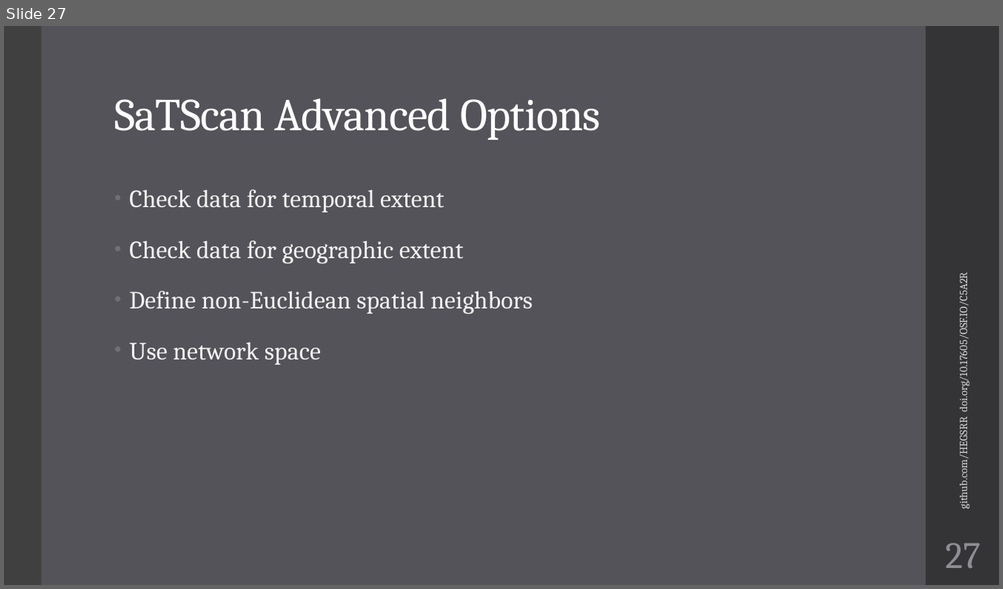
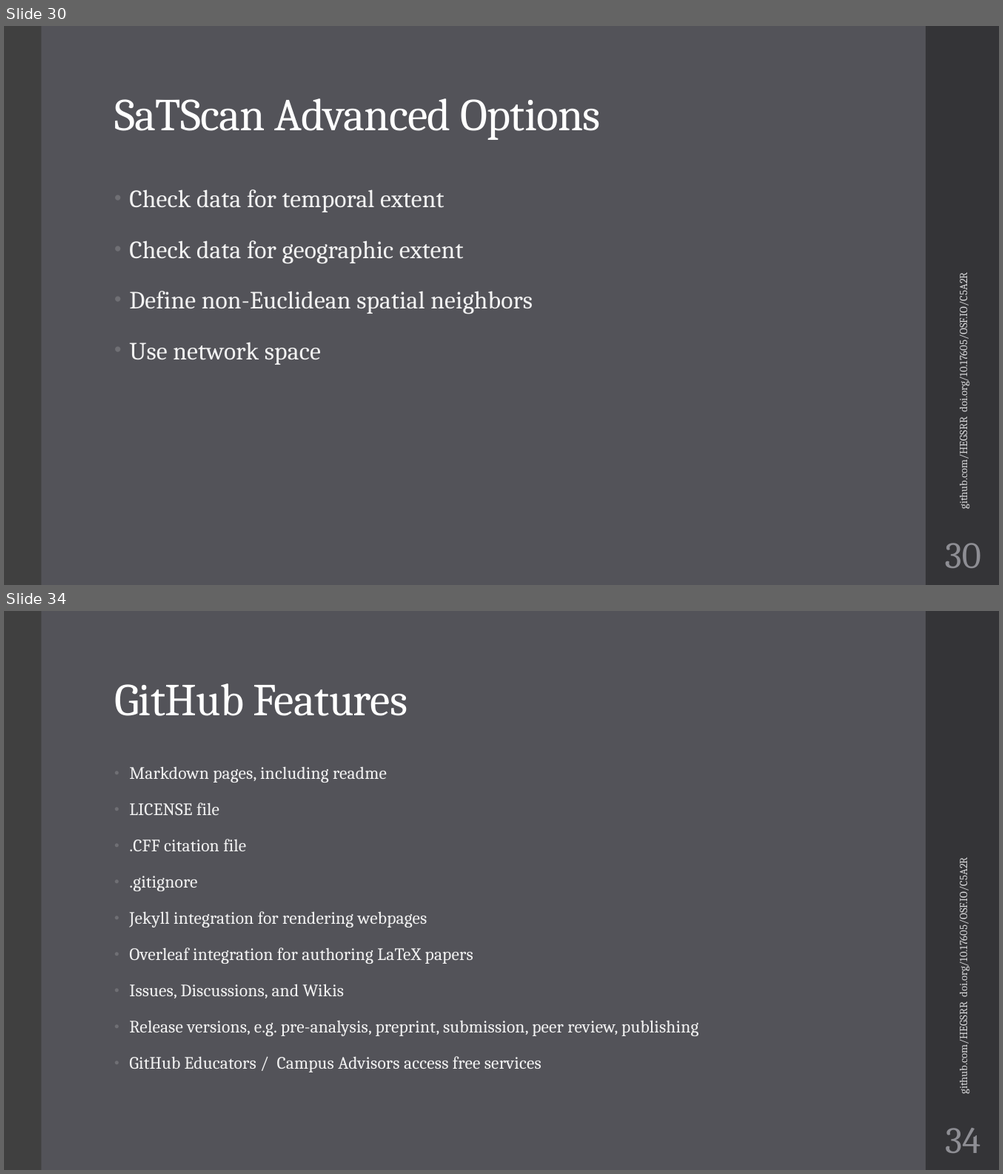
Before and after one commit to HEGSRR/UCGIS-Workshop, a slide deck: 01_Introduction.pptx. Shown one above the other, each under a label of ours: slide 27 before the commit, slides 30 and 34 after it; the slides between them are not shown. The pictures are 1003x589 and 1003x1174 pixels, drawn with LibreOffice and Linux fonts; fonts in the diff are those of the drawing. Boxes give left, top, right and bottom in pixels: in the first picture for what was removed or moved away, otherwise in the second. Text is boxed around its words. In the diff, an @@ line names an element or a change of style, - is before the commit and + after.

```diff
--- a/01_Introduction.pptx
+++ b/01_Introduction.pptx
@@ slide 34 added at (4,611,999,1170), background #535359; not listed: 2 template elements that a slide beside it also shows @@
@@ title added at (114,684,408,716), 44 pt, text #FFFFFF @@
+GitHub Features
@@ text added at (129,766,698,1073), 16.8 pt, text #F2F2F2 @@
+• Markdown pages, including readme
+• LICENSE file
+• .CFF citation file
+• .gitignore
+• Jekyll integration for rendering webpages
+• Overleaf integration for authoring LaTeX papers
+• Issues, Discussions, and Wikis
+• Release versions, e.g. pre-analysis, preprint, submission, peer review, publishing
+• GitHub Educators / Campus Advisors access free services
@@ text added at (956,871,970,1092), 10.5 pt, text #D9D9DB @@
+github.com/HEGSRR doi.org/10.17605/OSF.IO/C5A2R
@@ page number added at (945,1128,980,1153), 36 pt, text #8E8E94 @@
+34
@@ what was slide 27 is now slide 30 @@
@@ page number at (945,543,981,568): text changed @@
-27
+30
```
Also in this commit, not shown: 2 slides changed, 9 other slides added, 1 other file.
